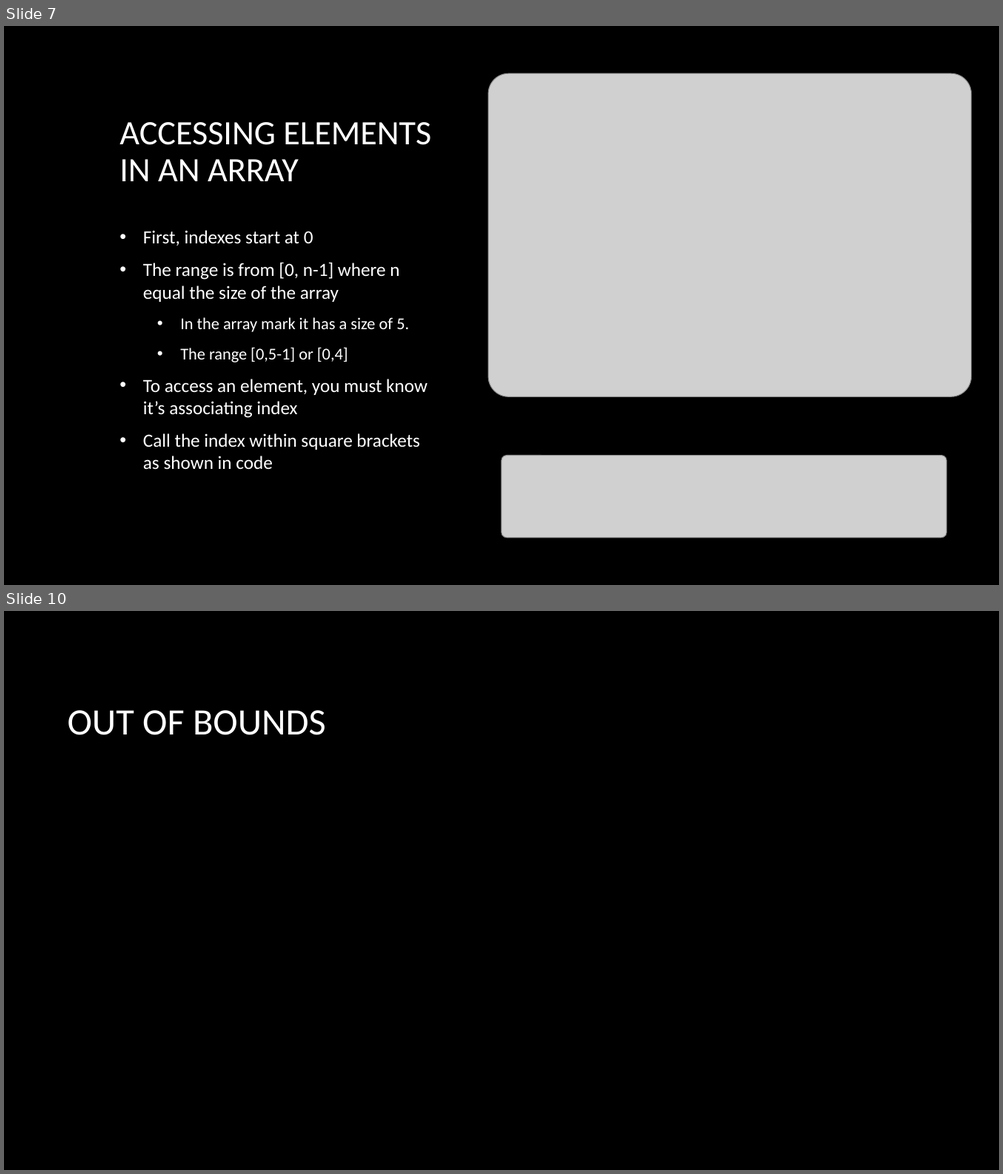
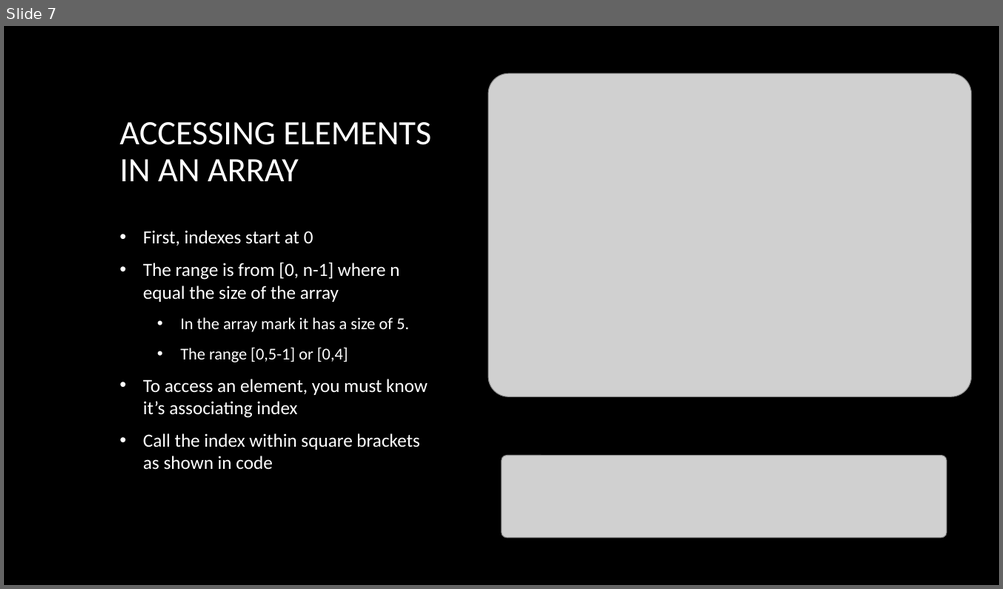
Before and after one commit to fopineda/C-Class, a slide deck: C-Course/Slides/Section6-Arrays.pptx. Shown one above the other, each under a label of ours: slides 7 and 10 before the commit, slide 7 after it; the slides between them are not shown. The pictures are 1003x1174 and 1003x589 pixels, drawn with LibreOffice and Linux fonts; fonts in the diff are those of the drawing; grey boxes stand for pictures; background and template pictures are left out. Boxes give left, top, right and bottom in pixels: in the first picture for what was removed or moved away, otherwise in the second. Text is boxed around its words. In the diff, an @@ line names an element or a change of style, - is before the commit and + after.

```diff
--- a/C-Course/Slides/Section6-Arrays.pptx
+++ b/C-Course/Slides/Section6-Arrays.pptx
@@ slide 10 removed at (x1=4, y1=611, x2=999, y2=1170), background picture (left out) @@
@@ title removed at (x1=68, y1=710, x2=326, y2=735) @@
-OUT OF BOUNDS
```
Also in this commit, not shown: 5 slides changed, 6 slides added, 1 other slide removed, 13 other files.
